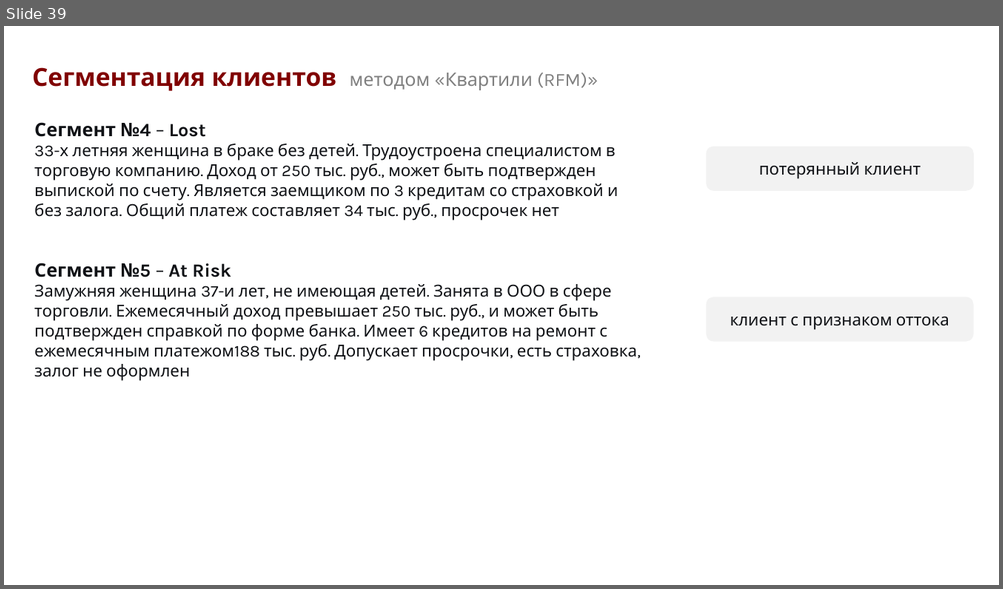
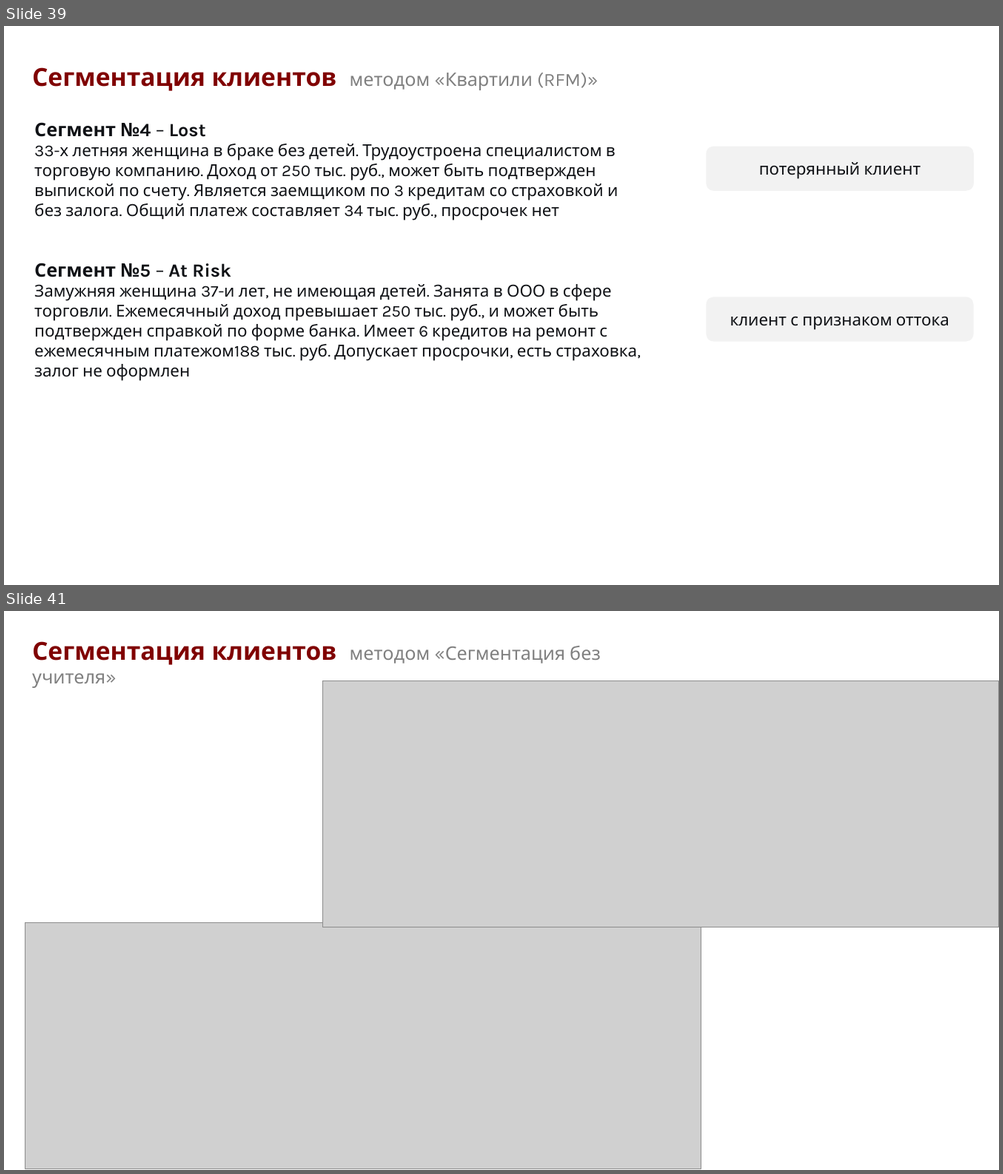
Before and after one commit to arinakatysheva/HW_1_2025-Katysheva_Arina, a slide deck: HW1.pptx. Shown one above the other, each under a label of ours: slide 39 before the commit, slides 39 and 41 after it; the slides between them are not shown. The pictures are 1003x589 and 1003x1174 pixels, drawn with LibreOffice and Linux fonts; fonts in the diff are those of the drawing; grey boxes stand for pictures. Boxes give left, top, right and bottom in pixels: in the first picture for what was removed or moved away, otherwise in the second. Text is boxed around its words. In the diff, an @@ line names an element or a change of style, - is before the commit and + after.

```diff
--- a/HW1.pptx
+++ b/HW1.pptx
@@ slide 41 added at [4,611,999,1170], background #FFFFFF @@
@@ text added at [32,641,600,688], 18 pt, text #808080 @@
+Сегментация клиентов методом «Сегментация без учителя»
@@ picture added at [323,681,999,927] @@
@@ picture added at [25,923,701,1170] @@
```
Also in this commit, not shown: 5 other slides added.
